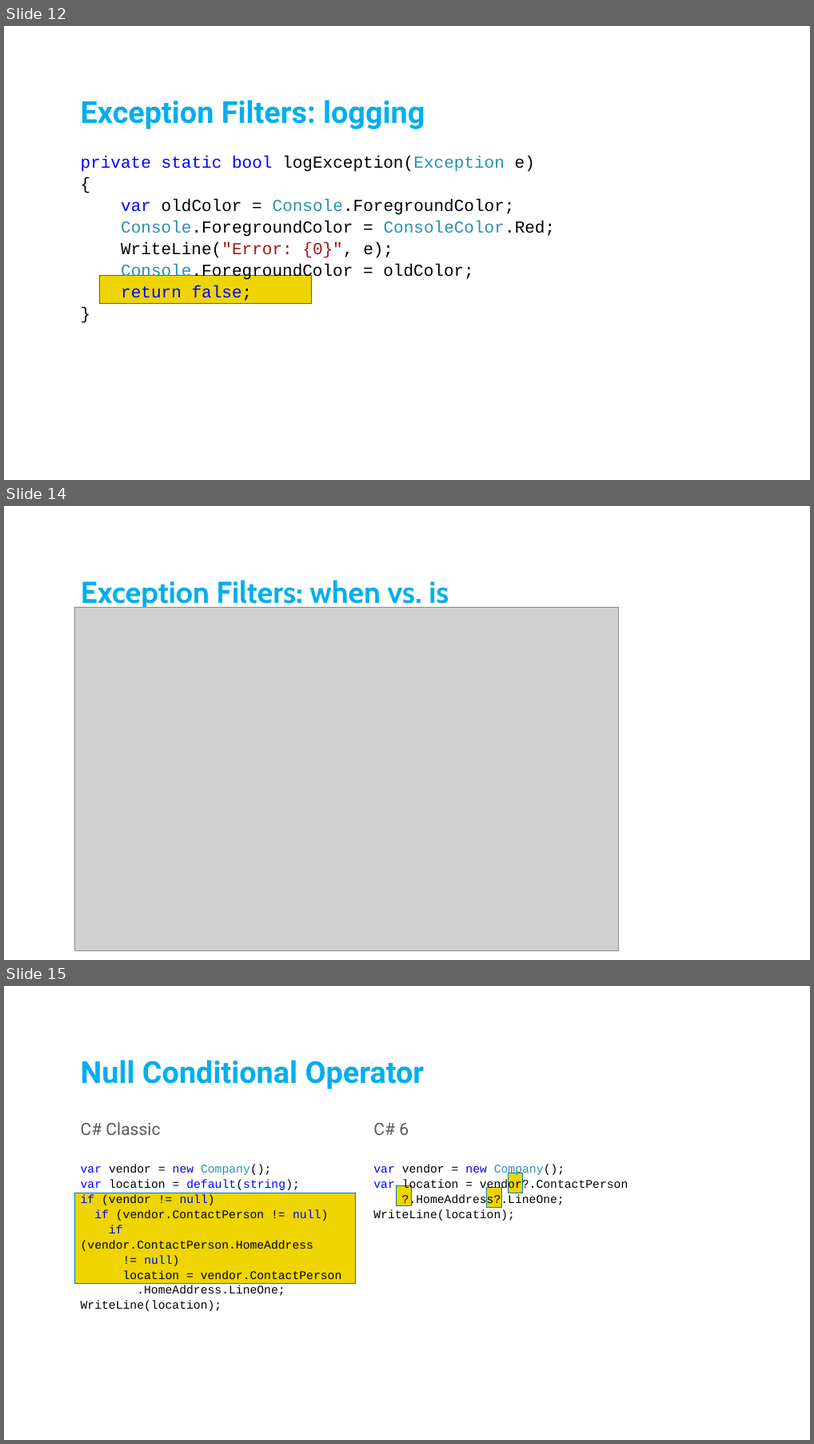
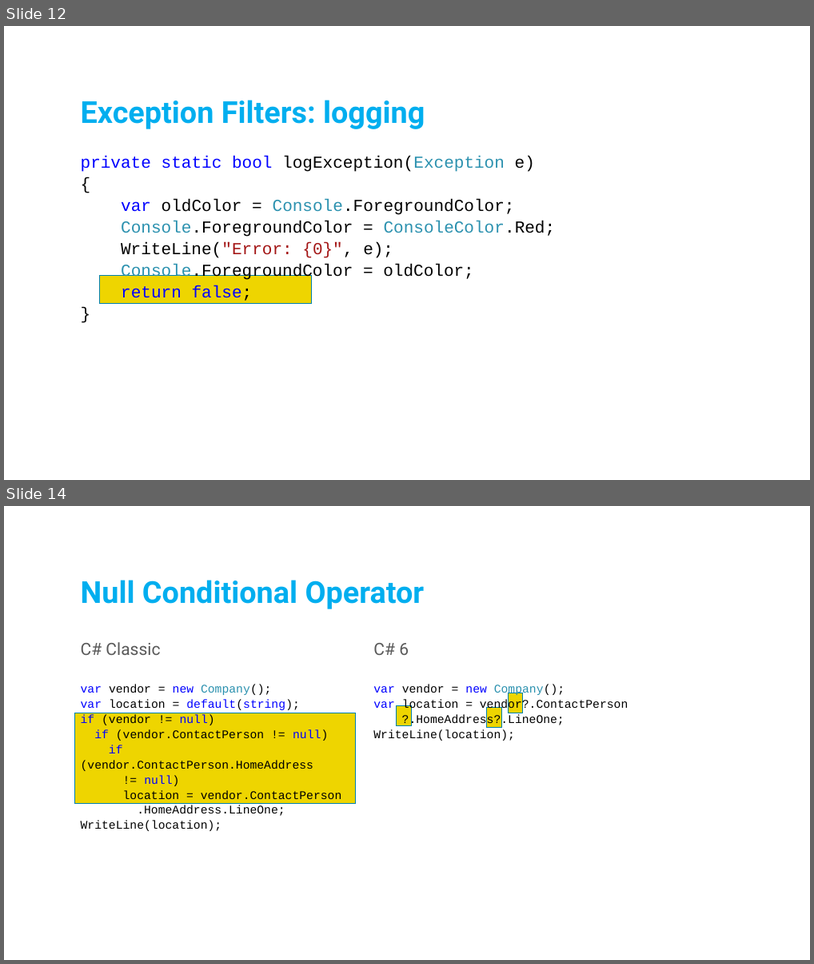
Before and after one commit to BillWagner/TourOfCSharp6, a slide deck: TourOfC#6.pptx. Shown one above the other, each under a label of ours: slides 12, 14 and 15 before the commit, slides 12 and 14 after it; the slides between them are not shown. The pictures are 814x1444 and 814x964 pixels, drawn with LibreOffice and Linux fonts; fonts in the diff are those of the drawing; grey boxes stand for pictures; background and template pictures are left out. Boxes give left, top, right and bottom in pixels: in the first picture for what was removed or moved away, otherwise in the second. Text is boxed around its words. In the diff, an @@ line names an element or a change of style, - is before the commit and + after.

Commit message:
Update PPT for CTP 6
if => when in Exception Filters

```diff
--- a/TourOfC#6.pptx
+++ b/TourOfC#6.pptx
@@ slide 14 removed at (x1=4, y1=506, x2=810, y2=960), background picture (left out) @@
@@ title removed at (x1=81, y1=580, x2=449, y2=610) @@
-Exception Filters: when vs. is
@@ picture removed at (x1=74, y1=607, x2=618, y2=951) @@
@@ what was slide 15 is now slide 14 @@
```
Also in this commit, not shown: 4 slides changed.
